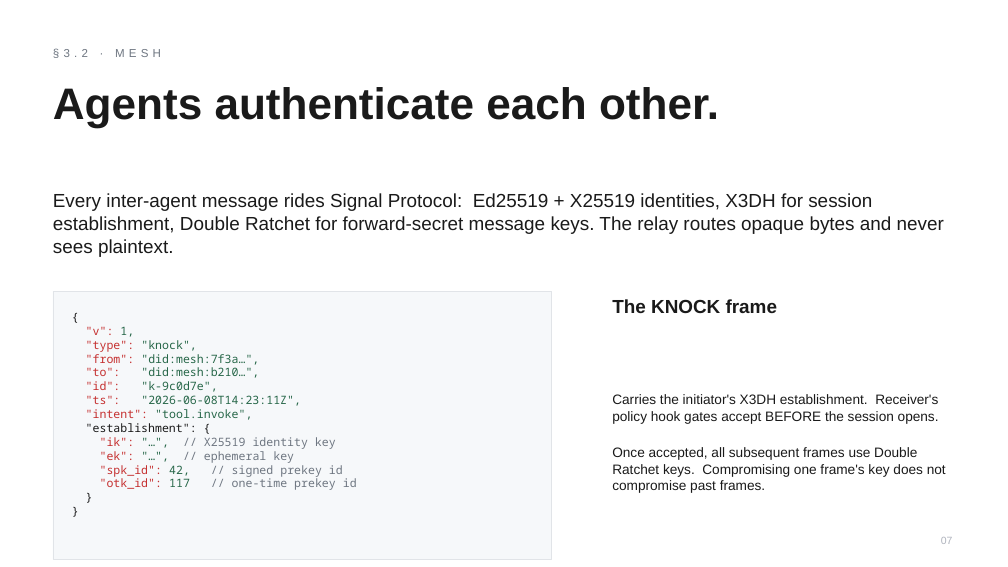
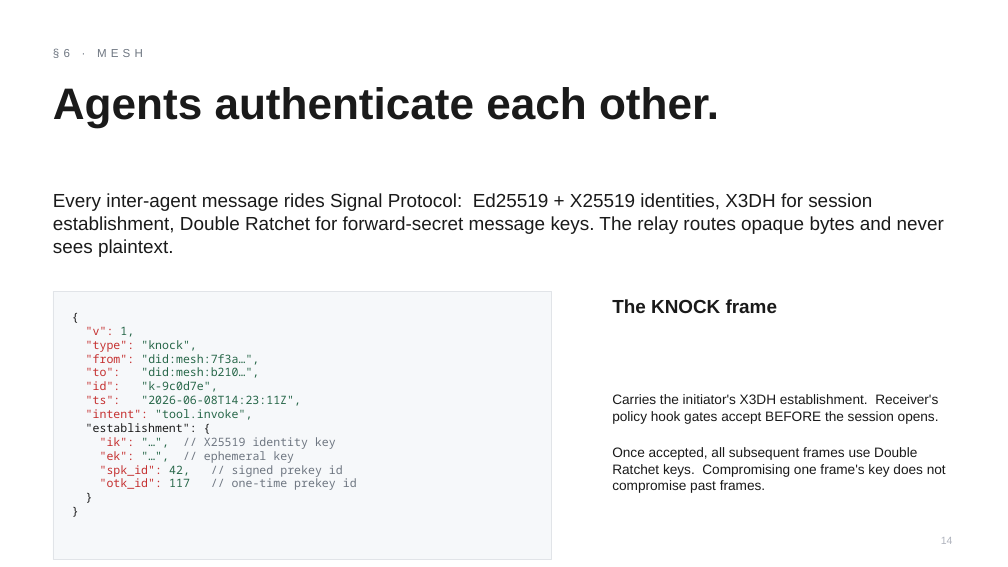
Before and after one commit to Azure/kars, a slide deck: slide 14 of docs/showcase/deliverables/kars-pitch-deck.pptx (slide 7 before the commit). Drawn at 1008x567 pixels with LibreOffice and Linux fonts; fonts in the diff are those of the drawing. Boxes give left, top, right and bottom in pixels: in the first picture for what was removed or moved away, otherwise in the second. Text is boxed around its words. In the diff, an @@ line names an element or a change of style, - is before the commit and + after.

```diff
--- a/docs/showcase/deliverables/kars-pitch-deck.pptx
+++ b/docs/showcase/deliverables/kars-pitch-deck.pptx
@@ text at (53,48,143,58): text changed @@
-§3.2 · MESH
+§6 · MESH
@@ text at (941,537,953,544): text changed @@
-07
+14
```
Also in this commit, not shown: 4 other slides changed, 14 slides added, 8 slides removed, 1 other file.
